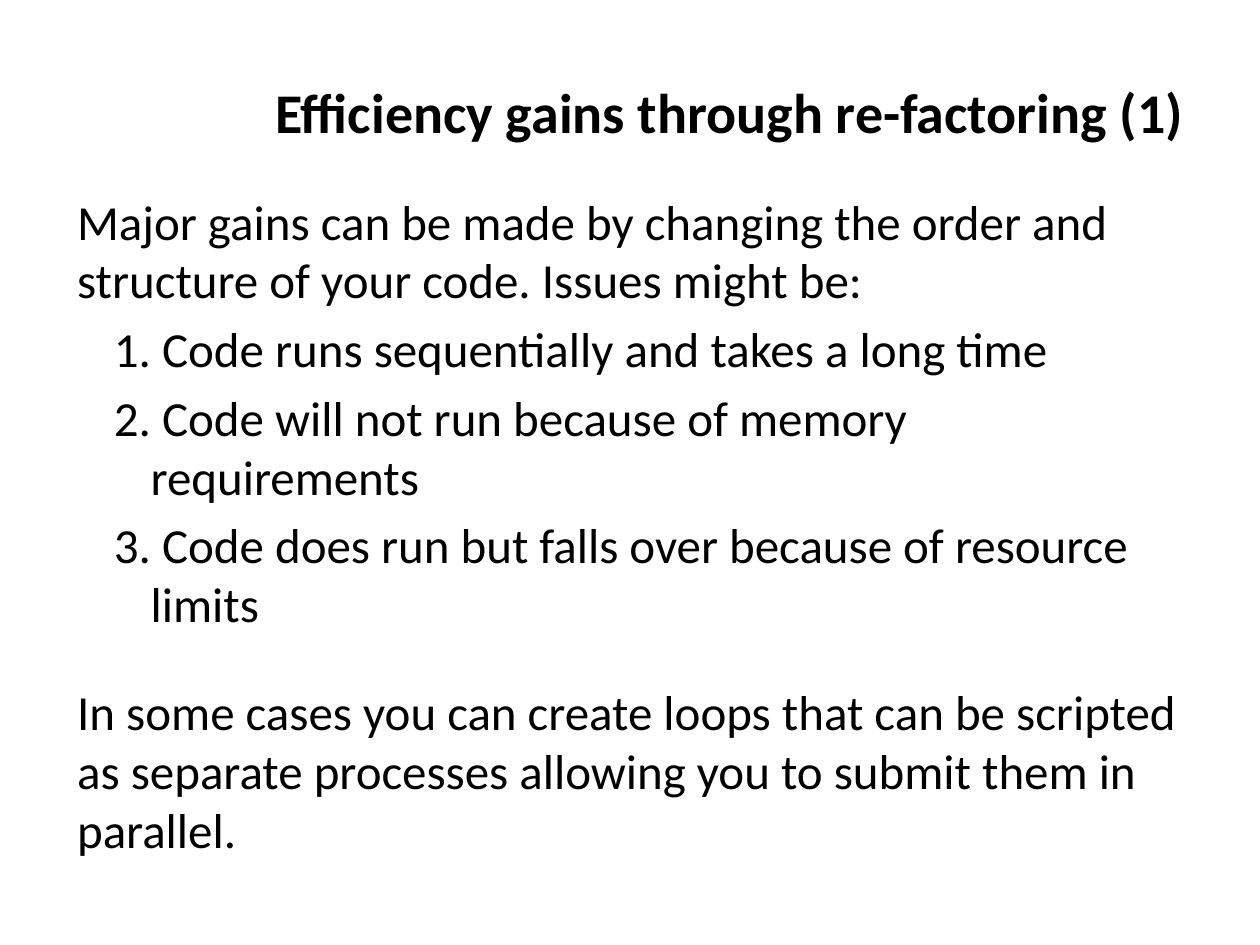
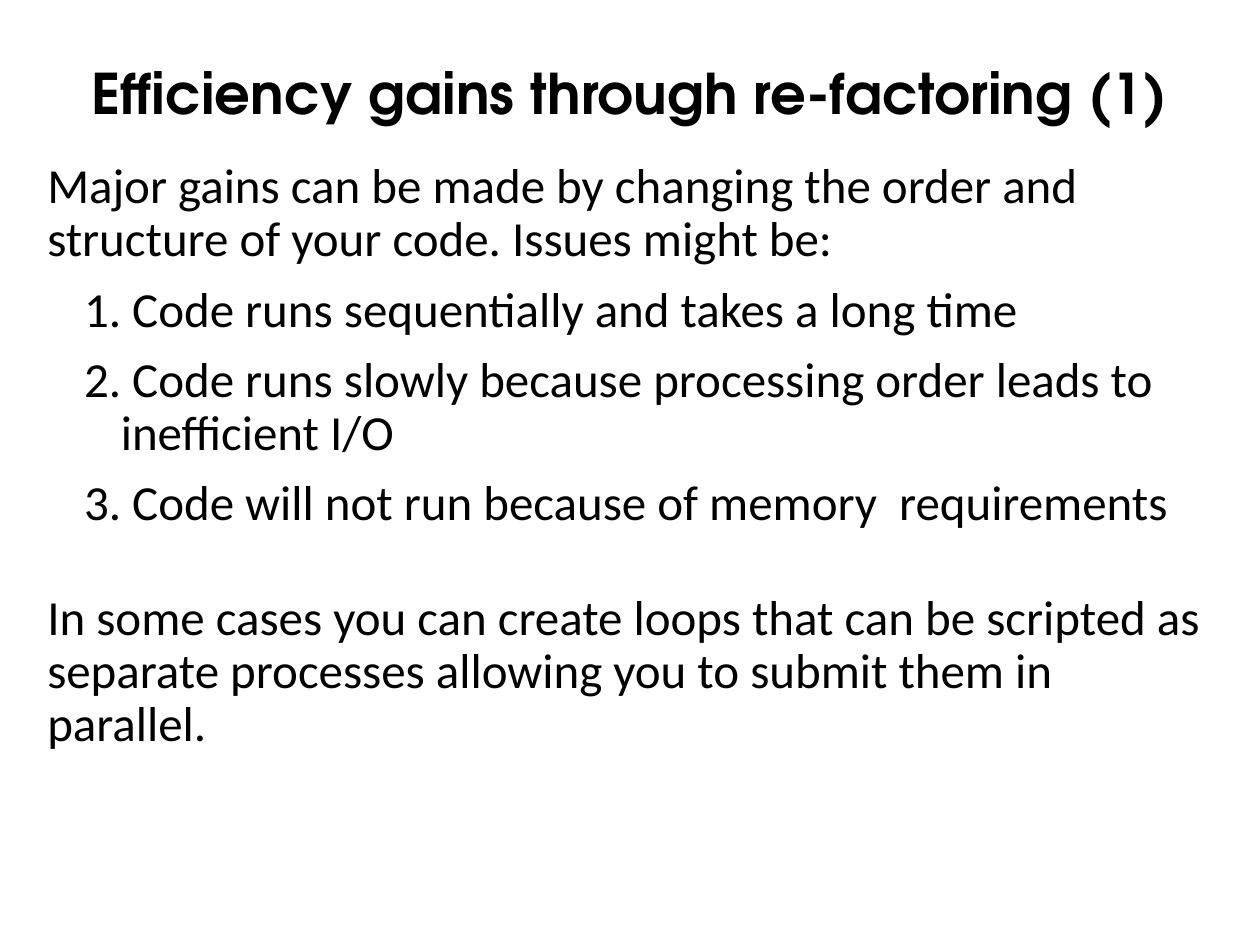
Before and after one commit to ncasuk/ncas-isc, a slide deck: slide 22 of overview_presentations/Parallel_Processing_Large_Data.pptx. Drawn at 1260x945 pixels with LibreOffice and Linux fonts; fonts in the diff are those of the drawing; background and template pictures are left out. Boxes give left, top, right and bottom in pixels: in the first picture for what was removed or moved away, otherwise in the second. Text is boxed around its words. In the diff, an @@ line names an element or a change of style, - is before the commit and + after.

```diff
--- a/overview_presentations/Parallel_Processing_Large_Data.pptx
+++ b/overview_presentations/Parallel_Processing_Large_Data.pptx
@@ title "Efficiency gains through re-factoring (1)" at box(92, 71, 1167, 128): font Calibri to TeX Gyre Adventor; alignment right to centre; line spacing 1 to 0.9 @@
@@ text "Major gains can be made ...": place and size @@
-text "Major gains can be made ..." at box(77, 206, 1176, 856)
+text "Major gains can be made ..." at box(47, 169, 1200, 749)
@@ text at box(47, 169, 1200, 749): line spacing 1 to 0.9; more space between paragraphs @@
@@ text at box(121, 363, 1153, 452): paragraph added @@
+2. Code runs slowly because processing order leads to inefficient I/O
@@ text at box(151, 529, 1128, 623): paragraph removed @@
-3. Code does run but falls over because of resource limits
```
Also in this commit, not shown: 26 other slides changed, 1 slide added, 2 other files.
